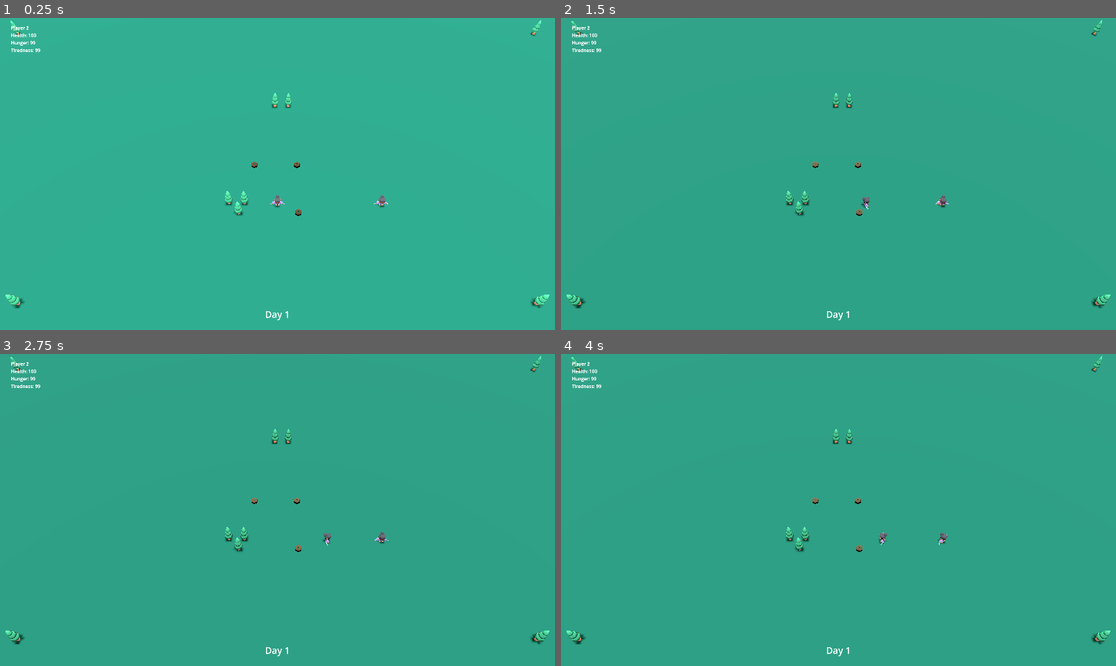
Above: before the commit, frames 1-4 (two rows, left to right).
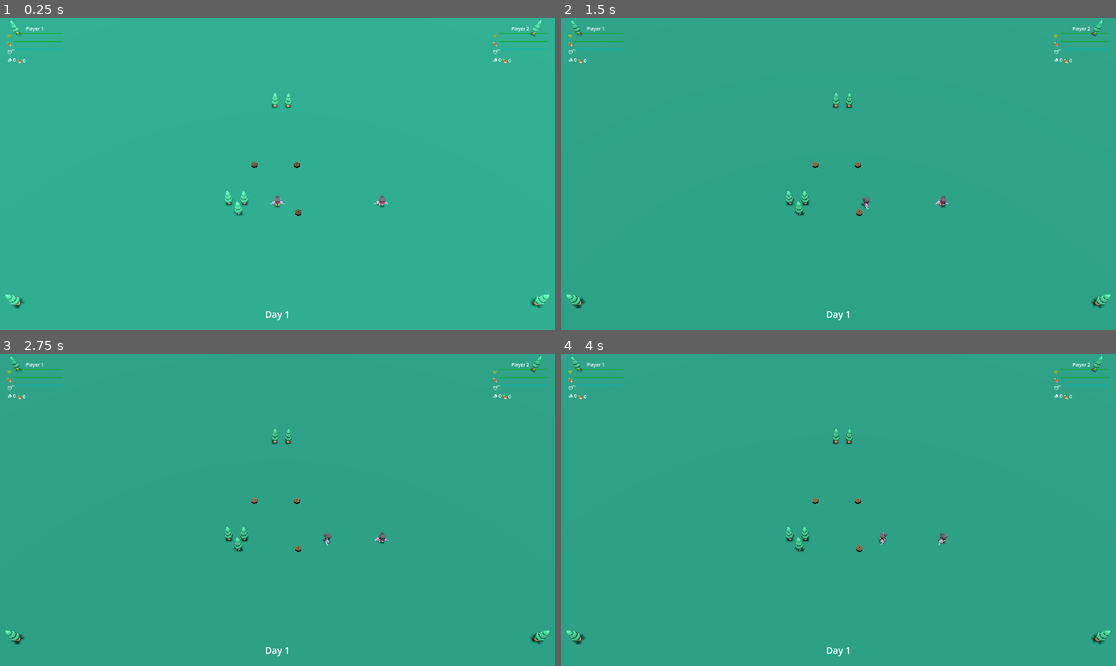
Above: after the commit, the same moments.

Repository: dp-lewis/hands-off-my-berries
Game: Godot game, scene res://levels/level-test.tscn
Same seed, same stepped clock (60 frames per second), same inputs: the game is played once before the commit and once after it.
Inputs (mouse positions are in pixels of both pictures, inside the frame that each line leads up to):
- Up to frame 1 (0.25 s): no input
- Up to frame 2 (1.5 s): tap Enter (ui_accept) at 0.5, 0.77, 1.25 s; move the mouse to (960, 158) at 0.52 s; hold Right (ui_right) 0.53-1.25 s; tap E (p2_action) at 0.6 s; click (960, 158) at 0.67 s; drag from (727, 189) to (810, 236) at 1.27 s
- Up to frame 3 (2.75 s): tap Enter (ui_accept) at 2 s; move the mouse to (333, 441) at 2.02 s; hold Right (ui_right) from 2.03 s (still down); tap S (p2_down) at 2.1 s
- Up to frame 4 (4 s): release Right (ui_right) at 2.75 s; drag from (810, 572) to (672, 463) at 2.77 s; tap Enter (ui_accept) at 3.5, 3.77 s; move the mouse to (1005, 556) at 3.52 s; hold Left (ui_left) from 3.53 s (still down); tap D (p2_right) at 3.6 s

The runs differ from the first frame. In frame 1, 0.4% of the frame differs, in the area x 1-99%, y 2-15%; in frame 2, 0.4%; in frame 3, 0.4%; in frame 4, 0.4%.

Commit message:
Refactor player UI management: rename variable and update UI creation method

Diff:
--- a/scenes/players/player.gd
+++ b/scenes/players/player.gd
@@ -32,7 +32,7 @@
 
 # Simple UI reference
 var player_ui: Control = null
-@export var simple_ui_scene: PackedScene = preload("res://ui/simple_player_ui.tscn")
+@export var player_ui_scene: PackedScene = preload("res://ui/player_ui.tscn")
 
 # Simple survival variables
 var health: float = 100.0
@@ -64,7 +64,7 @@
 	add_to_group("players")
 
 	# Create simple UI
-	create_simple_ui()
+	create_player_ui()
 
 func _physics_process(delta):
 	var input_dir = get_input_direction()
@@ -583,10 +583,10 @@
 func get_tiredness_percentage() -> float:
 	return tiredness / max_tiredness
 
-# Simple UI Management
-func create_simple_ui():
-	if simple_ui_scene and not player_ui:
-		player_ui = simple_ui_scene.instantiate()
+# Player UI Management
+func create_player_ui():
+	if player_ui_scene and not player_ui:
+		player_ui = player_ui_scene.instantiate()
 		# Use call_deferred to avoid "parent node is busy" error
 		get_tree().current_scene.add_child.call_deferred(player_ui)
 		# Also defer the setup to ensure the UI is added first
@@ -595,4 +595,4 @@
 func setup_ui_for_player():
 	if player_ui and player_ui.has_method("setup_for_player"):
 		player_ui.setup_for_player(self)
-		print("Created simple UI for Player ", player_id)
+		print("Created positioned UI for Player ", player_id)
